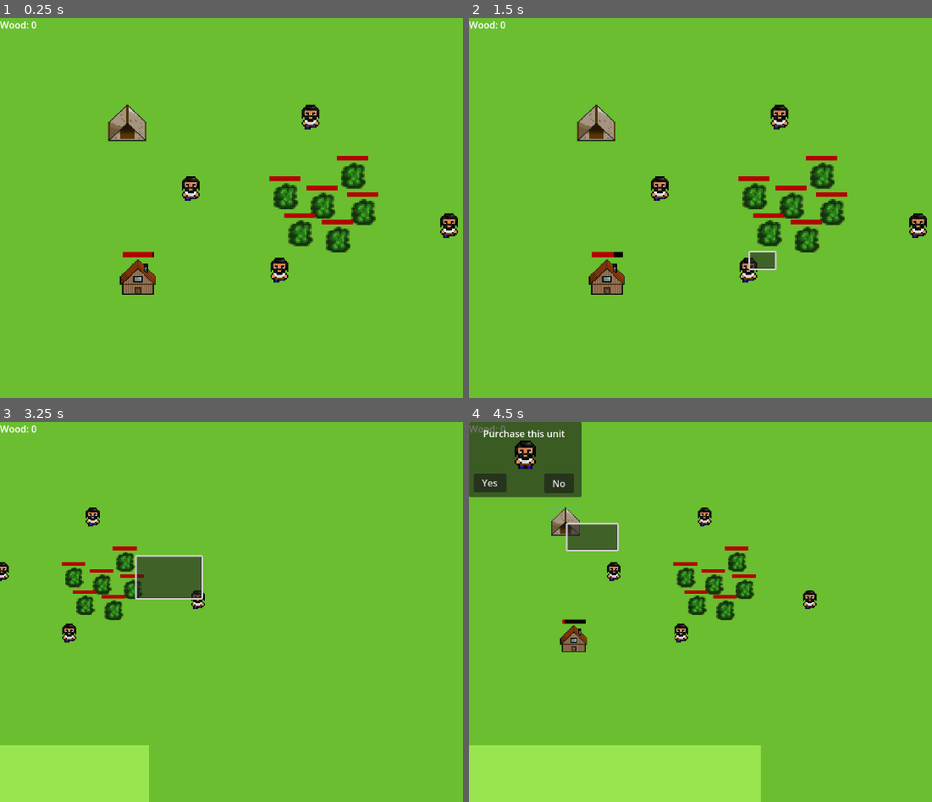
Above: before the commit, frames 1-4 (two rows, left to right).
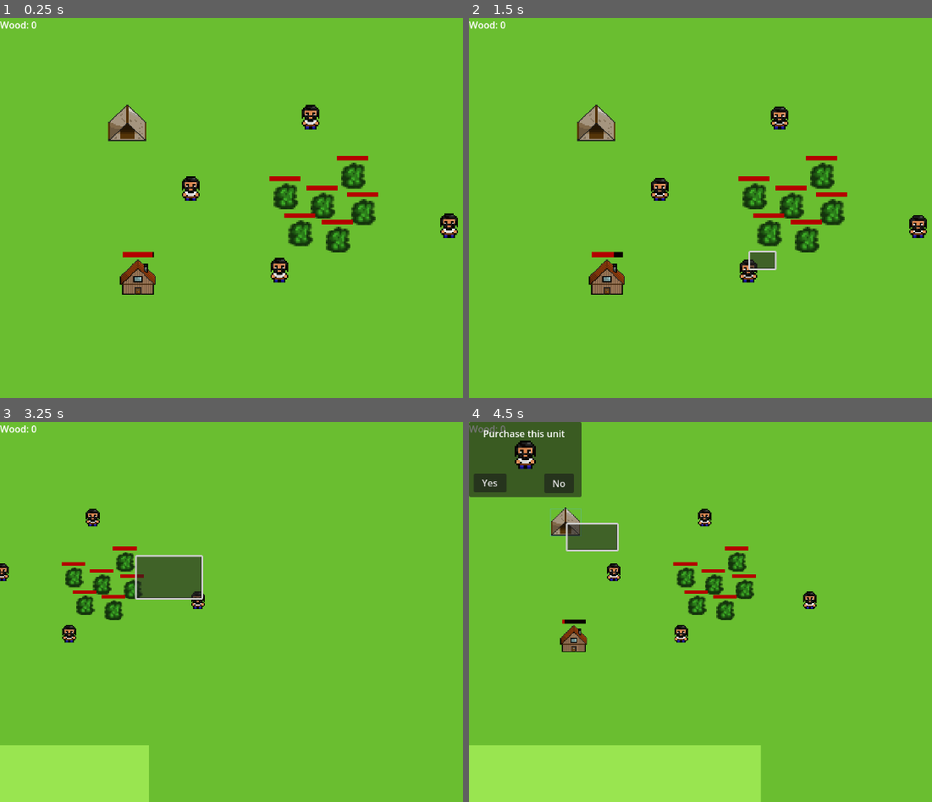
Above: after the commit, the same moments.

Repository: LukasDeRuiter/BigBattles
Game: Godot game, scene res://Scenes/world.tscn
Same seed, same stepped clock (60 frames per second), same inputs: the game is played once before the commit and once after it. This scene is started directly instead of the project's main scene.
Inputs (mouse positions are in pixels of both pictures, inside the frame that each line leads up to):
- Up to frame 1 (0.25 s): no input
- Up to frame 2 (1.5 s): drag from (658, 189) to (830, 211) at 0.52 s; drag from (746, 268) to (830, 211) at 1.27 s
- Up to frame 3 (3.25 s): move the mouse to (310, 520) at 2.02 s; hold Right (ui_right) 2.03-2.75 s; tap Mouse wheel down (WheelDown) at 2.1 s; click (310, 520) at 2.17 s; drag from (203, 600) to (134, 555) at 2.77 s
- Up to frame 4 (4.5 s): move the mouse to (outside the picture) at 3.52 s; press the mouse at (outside the picture) at 3.53 s; hold Left (ui_left) 3.53-4.25 s; release the mouse at (outside the picture) at 4.25 s; drag from (566, 520) to (723, 612) at 4.27 s

The runs differ from the first frame. In frame 1, less than 0.1% of the frame differs, in the area x 41-99%, y 28-70%; in frame 2, 0.5%, in the area x 39-99%, y 22-70%; in frame 3, 0.2%; in frame 4, 0.3%.

Commit message:
add left right and idle animation to player

Diff:
--- a/Scenes/unit.tscn
+++ b/Scenes/unit.tscn
@@ -47,10 +47,46 @@
 "values": [3, 4, 5, 6]
 }
 
+[sub_resource type="Animation" id="Animation_lpvrq"]
+resource_name = "WalkRight"
+length = 0.8
+loop_mode = 1
+tracks/0/type = "value"
+tracks/0/imported = false
+tracks/0/enabled = true
+tracks/0/path = NodePath("Player:frame")
+tracks/0/interp = 1
+tracks/0/loop_wrap = true
+tracks/0/keys = {
+"times": PackedFloat32Array(0, 0.2, 0.397029, 0.605088),
+"transitions": PackedFloat32Array(1, 1, 1, 1),
+"update": 1,
+"values": [7, 8, 9, 10]
+}
+
+[sub_resource type="Animation" id="Animation_3rt3l"]
+resource_name = "Idle"
+length = 0.9
+loop_mode = 1
+tracks/0/type = "value"
+tracks/0/imported = false
+tracks/0/enabled = true
+tracks/0/path = NodePath("Player:frame")
+tracks/0/interp = 1
+tracks/0/loop_wrap = true
+tracks/0/keys = {
+"times": PackedFloat32Array(0, 0.305407, 0.605088),
+"transitions": PackedFloat32Array(1, 1, 1),
+"update": 1,
+"values": [0, 1, 2]
+}
+
 [sub_resource type="AnimationLibrary" id="AnimationLibrary_lpvrq"]
 _data = {
+&"Idle": SubResource("Animation_3rt3l"),
 &"RESET": SubResource("Animation_8omp6"),
-&"WalkDown": SubResource("Animation_c86kq")
+&"WalkDown": SubResource("Animation_c86kq"),
+&"WalkRight": SubResource("Animation_lpvrq")
 }
 
 [node name="Unit" type="CharacterBody2D"]
--- a/Scripts/unit.gd
+++ b/Scripts/unit.gd
@@ -5,6 +5,7 @@
 @onready var box = get_node("Box")
 @onready var target = position
 @onready var animation = get_node("AnimationPlayer")
+@onready var sprite = get_node("Player")
 
 var follow_cursor = false
 var speed = 50
@@ -28,11 +29,19 @@
 	if follow_cursor == true:
 		if selected:
 			target = get_global_mouse_position()
-			animation.play("WalkDown")
 
 	velocity = position.direction_to(target) * speed
 
 	if position.distance_to(target) > 10:
 		move_and_slide()
+
+		if abs(velocity.x) > abs(velocity.y):
+			if velocity.x > 0:
+				animation.play("WalkRight")
+				sprite.flip_h = false
+			else:
+				animation.play("WalkRight")
+				sprite.flip_h = true
 	else:
-		animation.stop()
+		animation.play("Idle")
+		sprite.flip_h = false
Not shown: 1 places in Scenes/unit.tscn that only renumber resources
